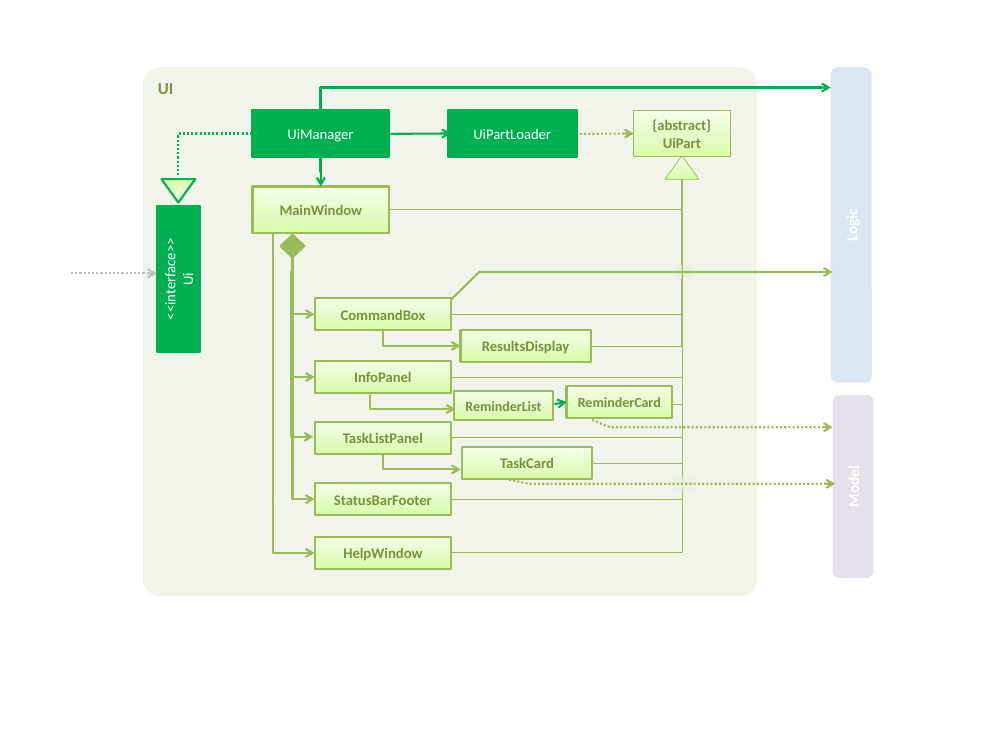
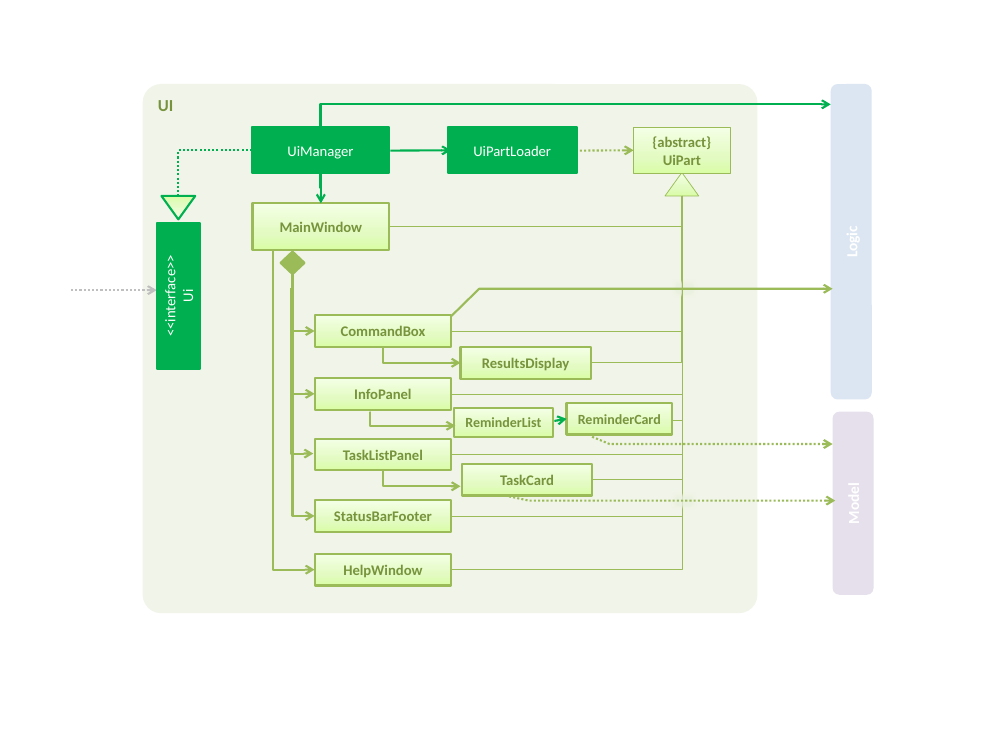
Before and after one commit to CS2103AUG2016-T09-C1/main, a slide deck: slide 4 of docs/diagrams/Diagrams.pptx. Drawn at 1008x756 pixels with LibreOffice and Linux fonts; fonts in the diff are those of the drawing. Boxes give left, top, right and bottom in pixels: in the first picture for what was removed or moved away, otherwise in the second. Text is boxed around its words. In the diff, an @@ line names an element or a change of style, - is before the commit and + after.

```diff
--- a/docs/diagrams/Diagrams.pptx
+++ b/docs/diagrams/Diagrams.pptx
@@ 14 rectangles, 11 elbow arrows, 10 elbow lines, 3 rounded rectangles, 3 freeform shapes, 3 arrows, 2 triangles, 1 diamond: place and size @@
-14 rectangles, 11 elbow arrows, 10 elbow lines, 3 rounded rectangles, 3 freeform shapes, 3 arrows, 2 triangles, 1 diamond at [72, 68, 873, 597]
+14 rectangles, 11 elbow arrows, 10 elbow lines, 3 rounded rectangles, 3 freeform shapes, 3 arrows, 2 triangles, 1 diamond at [72, 84, 873, 613]
@@ rectangle "MainWindow": place and size @@
-rectangle "MainWindow" at [253, 186, 390, 233]
+rectangle "MainWindow" at [253, 204, 390, 250]
@@ rectangle "CommandBox": place and size @@
-rectangle "CommandBox" at [314, 298, 452, 330]
+rectangle "CommandBox" at [314, 316, 452, 347]
```
Also in this commit, not shown: 2 other slides changed, 3 other files.
